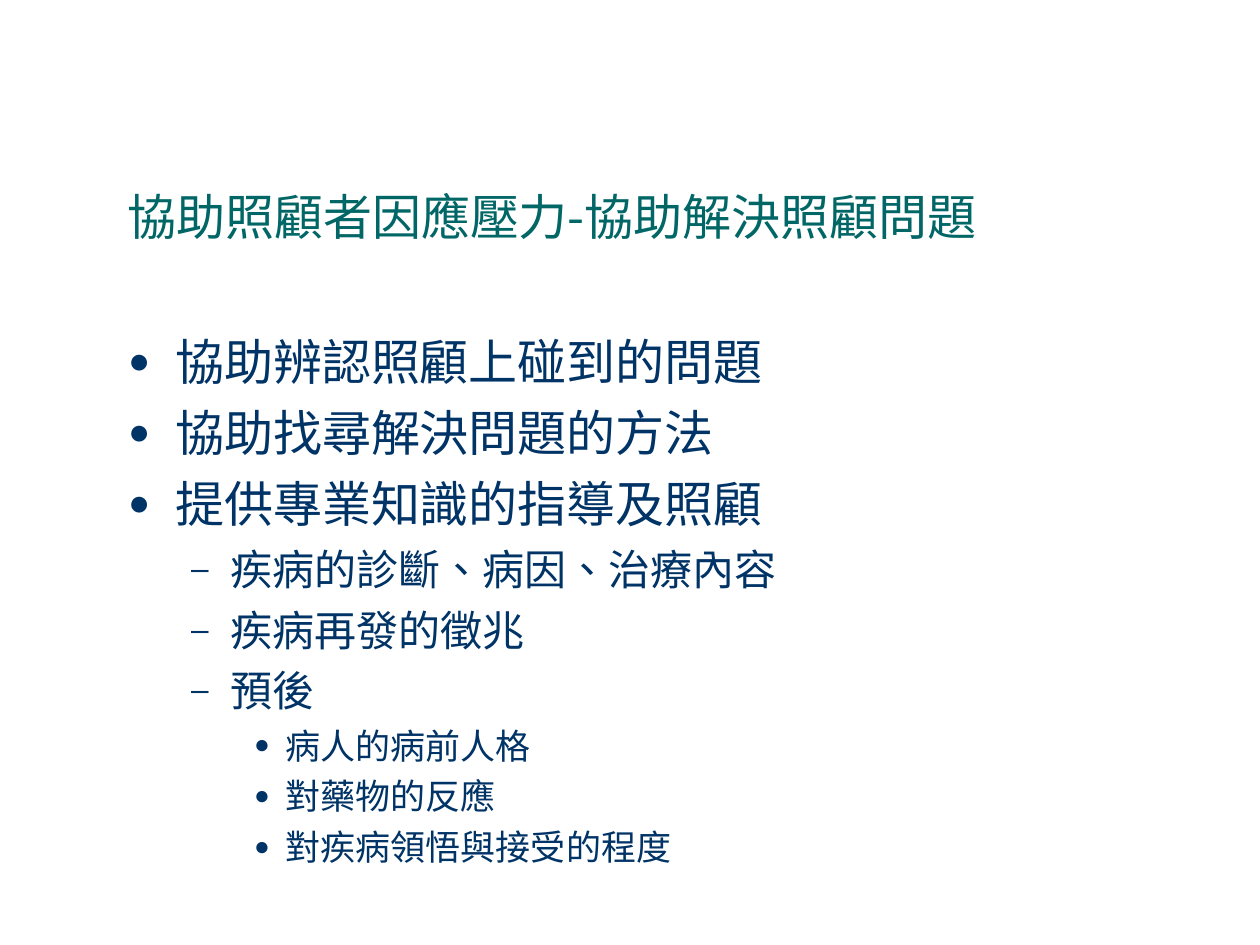
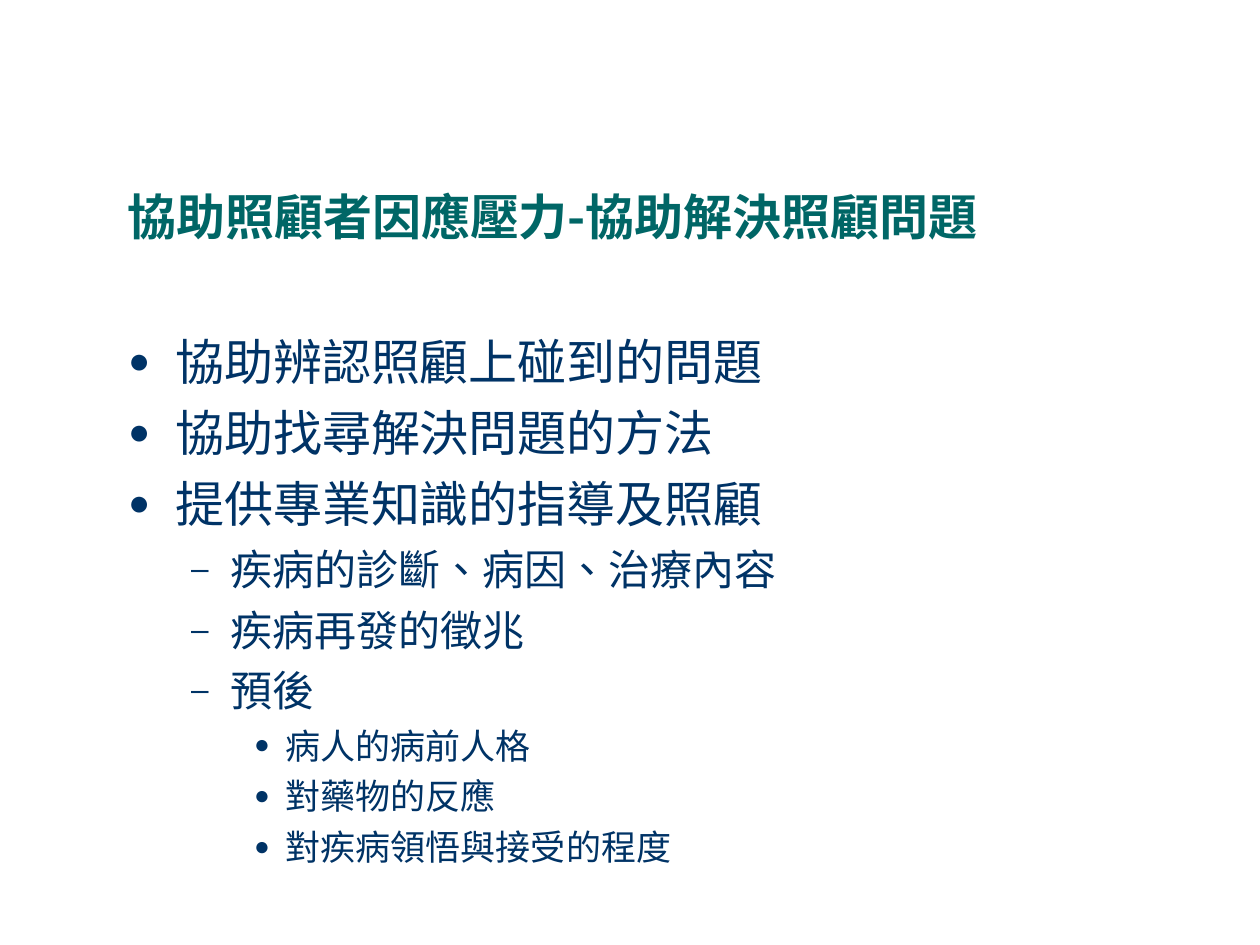
Before and after one commit to fhopecc/stxt, a slide deck: slide 21 of doc/tutorial/home_care.odp. Drawn at 1260x945 pixels with LibreOffice and Linux fonts; fonts in the diff are those of the drawing. Boxes give left, top, right and bottom in pixels: in the first picture for what was removed or moved away, otherwise in the second. Text is boxed around its words. In the diff, an @@ line names an element or a change of style, - is before the commit and + after.

```diff
--- a/doc/tutorial/home_care.odp
+++ b/doc/tutorial/home_care.odp
@@ title "協助照顧者因應壓力-協助解決照顧問題" at box(128, 192, 978, 240): bold on @@
```
Also in this commit, not shown: 2 other slides changed, 1 slide added, 3 other files.
